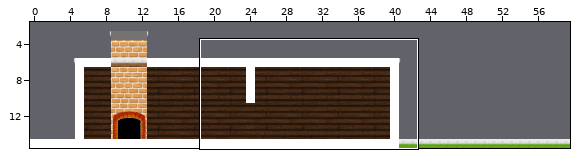
A Tiled map gets an edit: assets/levels/house1.tmx. Above, an overview of the earlier version with the close-up marked.
Close-up. As it was:
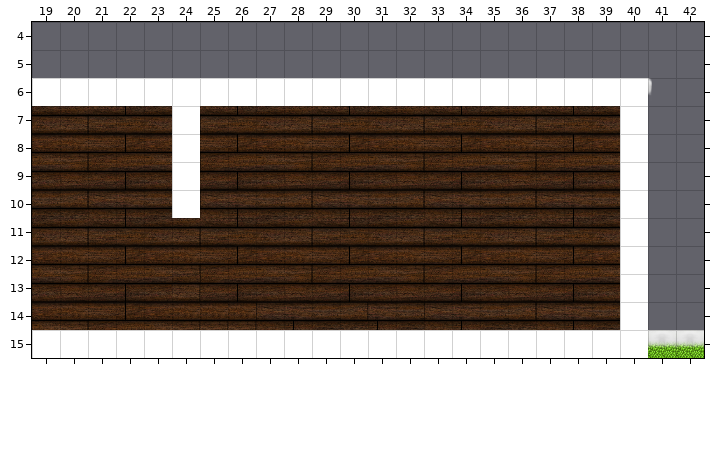
Cells are 32x32 px. Shown: x 19..42, y 4..15. The commit also changed other parts of the map, which this record leaves out.
New version:
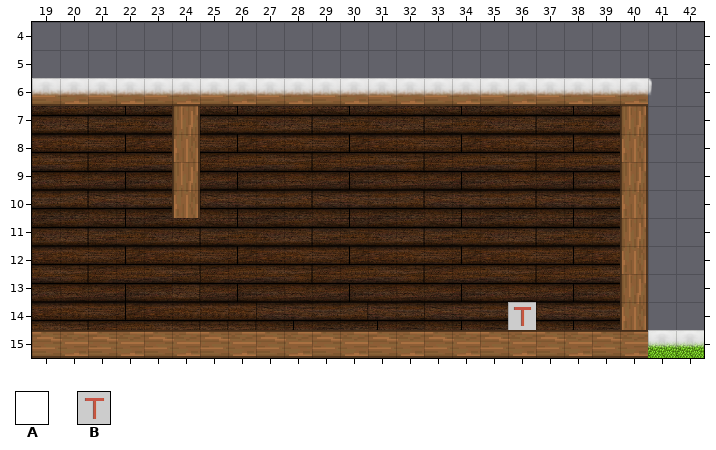
Key: from "Simple": A 1 "normal", B 5 "tree".
_ is an empty cell.
Tiles of an added or newly shown layer are drawn over the layers below it.
Change:
Layer "Platforms" (now hidden):
The edit erases tile A in row 6 at x 19 to 40; in rows 7 to 10 at x 24 and 40; in rows 11 to 14 at x 40; in row 15 at x 19 to 40.
Layer "Objects" (now shown):
The edit adds tile B in row 14 at x 36.
Changed places in both close-ups, as pixel boxes (x1, y1, x2, y2):
changed: (32, 78, 648, 358)
